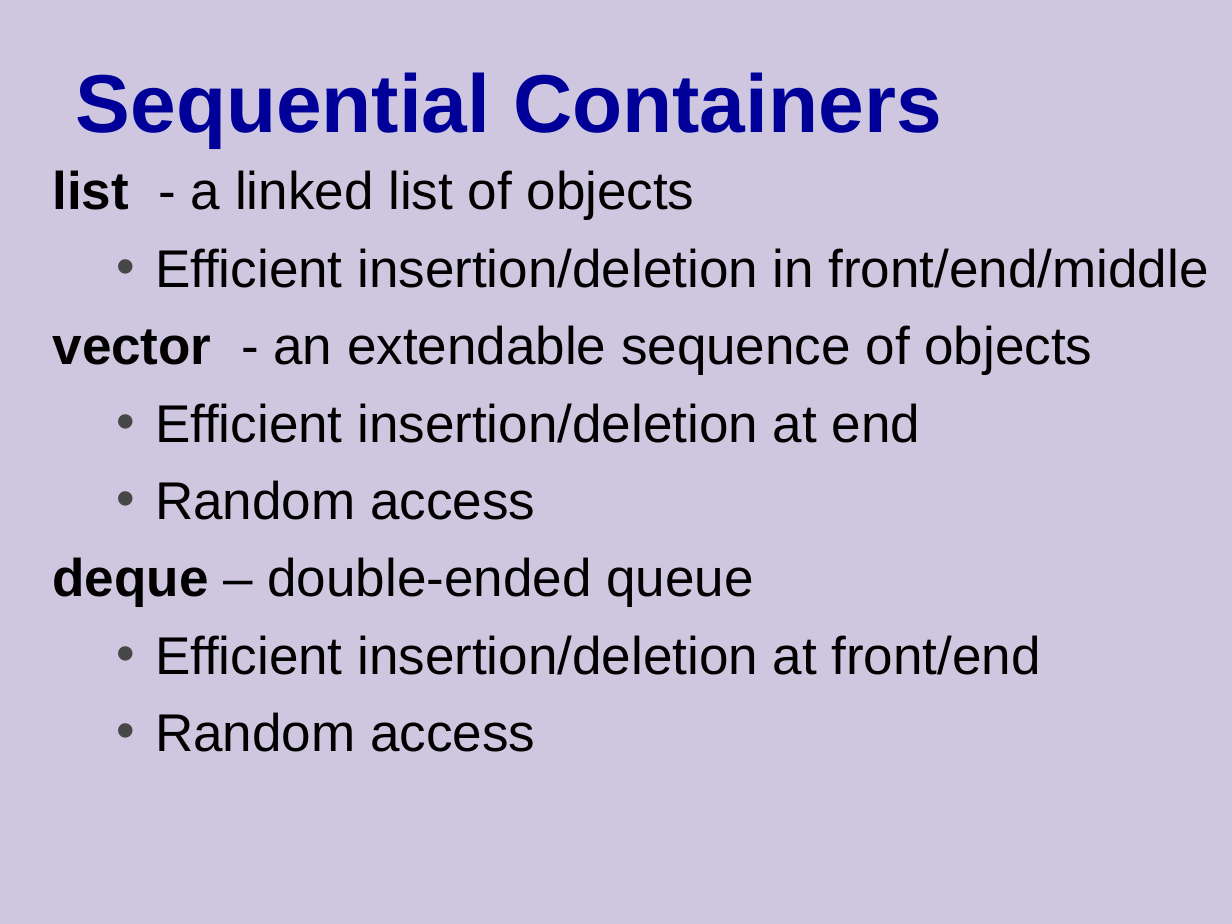
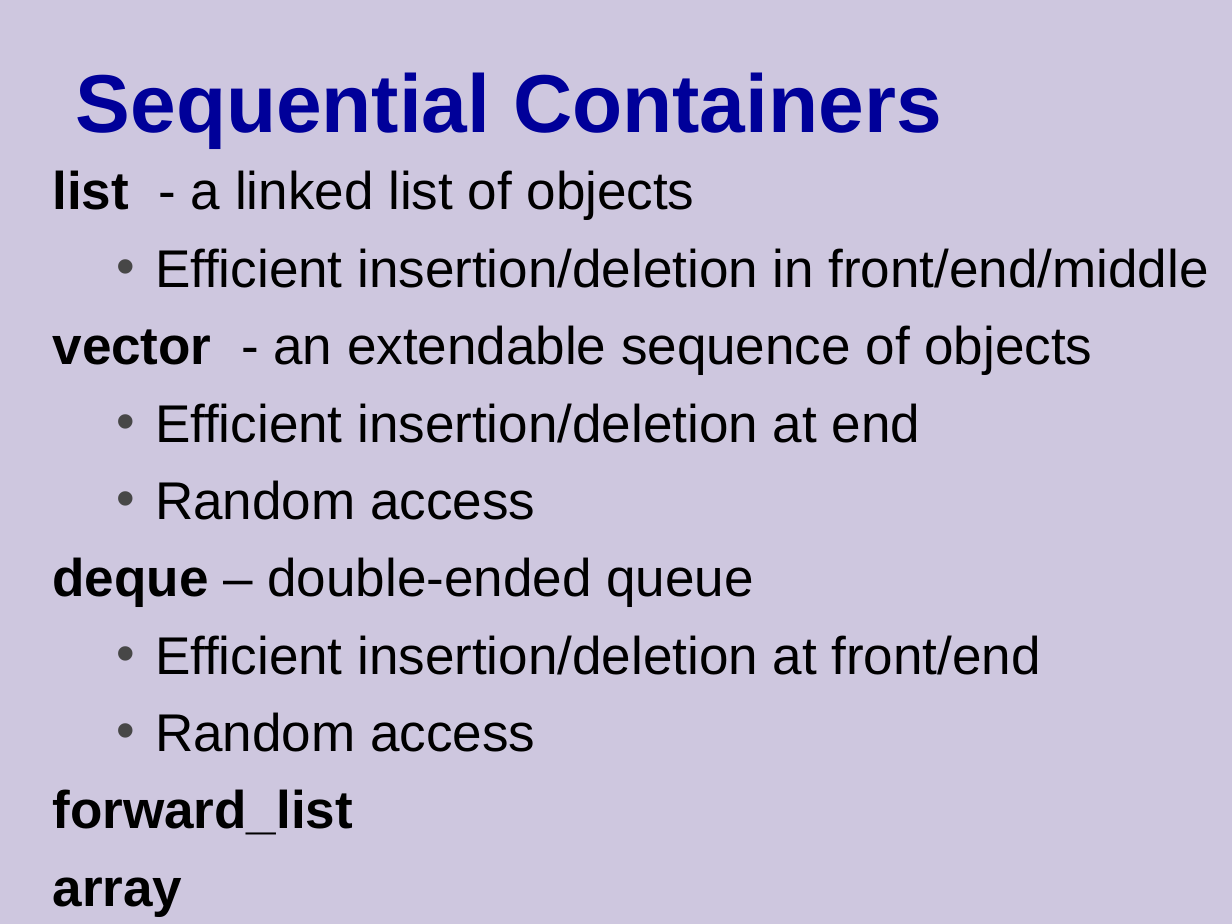
Before and after one commit to cpp-at-ariel/cpp-5778, a slide deck: slide 16 of week10-stl/slides-1-stl.odp. Drawn at 1232x924 pixels with LibreOffice and Linux fonts; fonts in the diff are those of the drawing. Boxes give left, top, right and bottom in pixels: in the first picture for what was removed or moved away, otherwise in the second. Text is boxed around its words. In the diff, an @@ line names an element or a change of style, - is before the commit and + after.

```diff
--- a/week10-stl/slides-1-stl.odp
+++ b/week10-stl/slides-1-stl.odp
@@ text at bbox=[53, 789, 353, 916]: paragraphs added @@
+forward_list
+array
```
Also in this commit, not shown: 7 other slides changed, 2 slides added, 1 slide removed, 38 other files.
